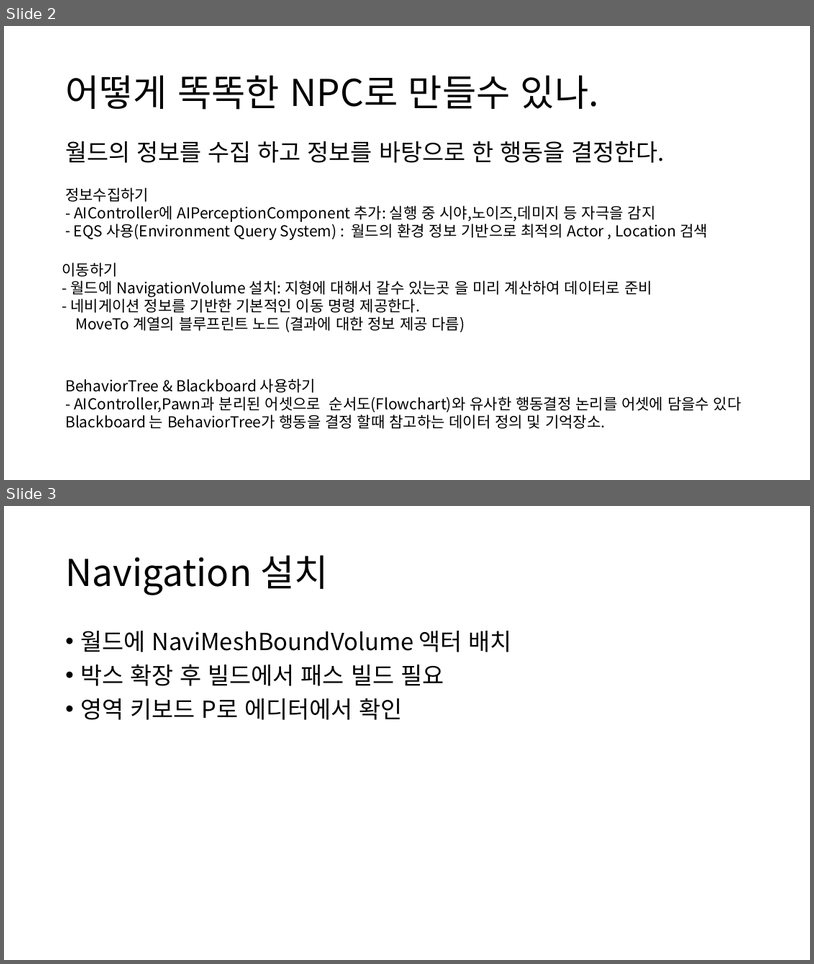
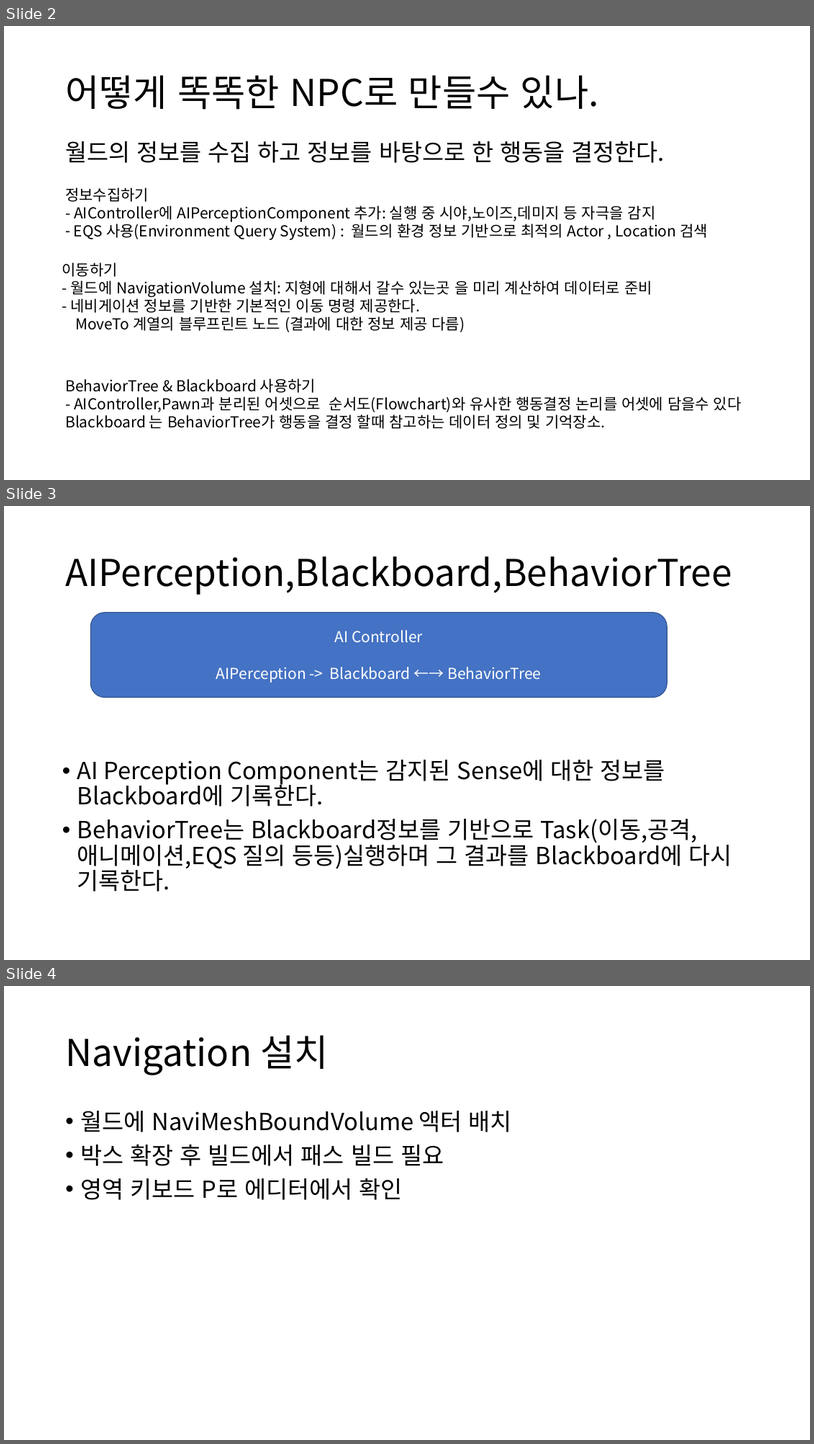
Before and after one commit to ldw9981/UE4_Blueprint, a slide deck: Day04/AI.pptx. Shown one above the other, each under a label of ours: slides 2 and 3 before the commit, slides 2, 3 and 4 after it. The pictures are 814x964 and 814x1444 pixels, drawn with LibreOffice and Linux fonts; fonts in the diff are those of the drawing. Boxes give left, top, right and bottom in pixels: in the first picture for what was removed or moved away, otherwise in the second. Text is boxed around its words. In the diff, an @@ line names an element or a change of style, - is before the commit and + after.

Commit message:
상호작용 수정

```diff
--- a/Day04/AI.pptx
+++ b/Day04/AI.pptx
@@ slide 3 added at <box>4,506,810,960</box>, background #FFFFFF @@
@@ title added at <box>65,556,732,595</box>, 44 pt, text #000000 @@
+AIPerception,Blackboard,BehaviorTree
@@ rounded rectangle added at <box>90,613,667,698</box>, fill #4472C4, outline #325491 1 pt, 18 pt, text #FFFFFF @@
+AI Controller
+AIPerception -> Blackboard ←→ BehaviorTree
@@ text added at <box>77,759,733,891</box>, 28 pt, text #000000 @@
+• AI Perception Component는 감지된 Sense에 대한 정보를 Blackboard에 기록한다.
+• BehaviorTree는 Blackboard정보를 기반으로 Task(이동,공격,애니메이션,EQS 질의 등등)실행하며 그 결과를 Blackboard에 다시 기록한다.
@@ what was slide 3 is now slide 4 @@
```
